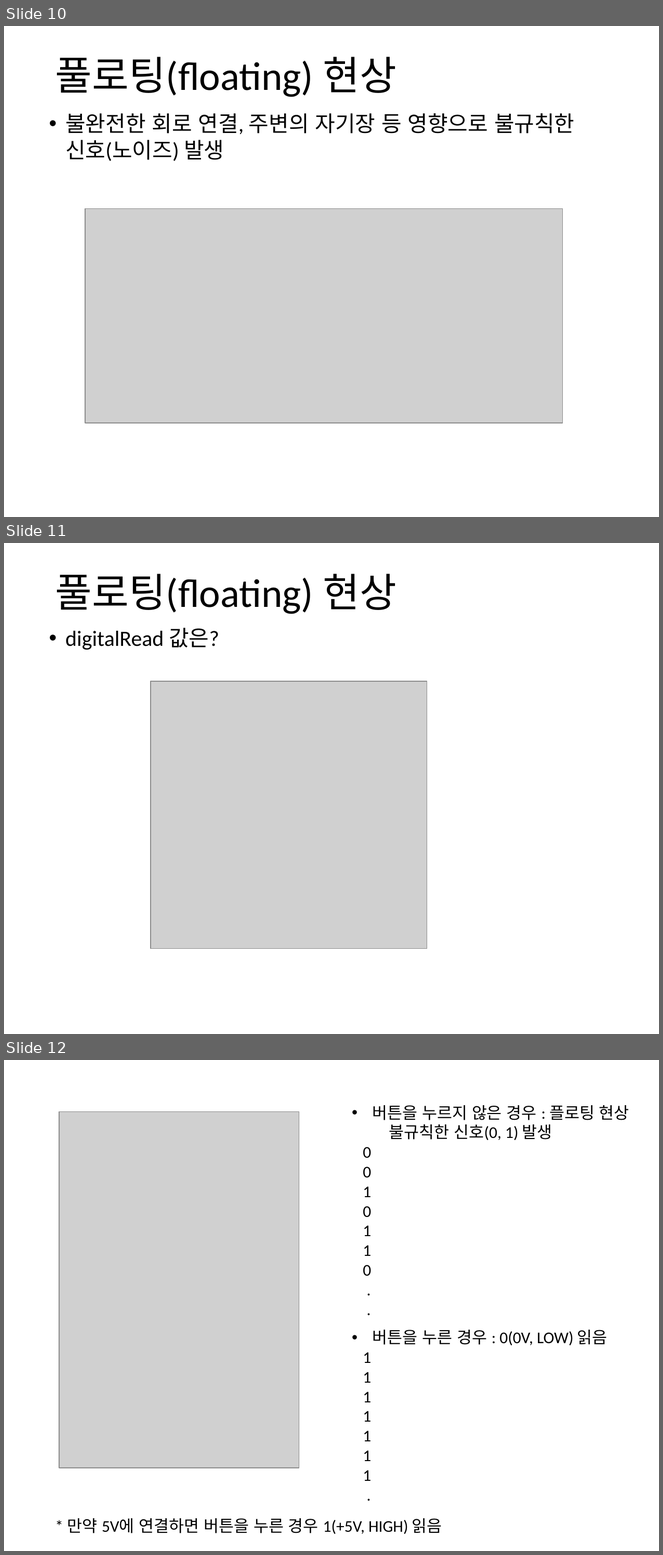
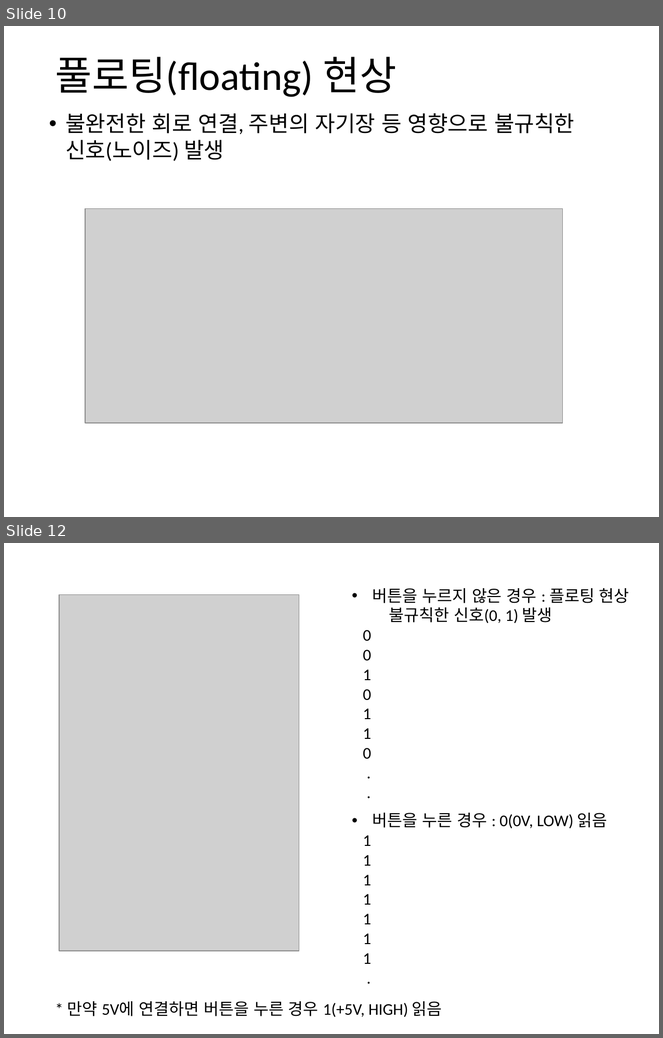
Before and after one commit to iot2019/Week04, a slide deck: Week04.pptx. Shown one above the other, each under a label of ours: slides 10, 11 and 12 before the commit, slides 10 and 12 after it; the slides between them are not shown. The pictures are 663x1555 and 663x1038 pixels, drawn with LibreOffice and Linux fonts; fonts in the diff are those of the drawing; grey boxes stand for pictures. Boxes give left, top, right and bottom in pixels: in the first picture for what was removed or moved away, otherwise in the second. Text is boxed around its words. In the diff, an @@ line names an element or a change of style, - is before the commit and + after.

```diff
--- a/Week04.pptx
+++ b/Week04.pptx
@@ slide 11 removed at (4,543,659,1034), background #FFFFFF @@
@@ text removed at (55,574,397,614) @@
-풀로팅(floating) 현상
@@ text removed at (65,628,219,650) @@
-  • digitalRead 값은?
@@ picture removed at (151,681,427,949) @@
```
Also in this commit, not shown: 2 slides added.
